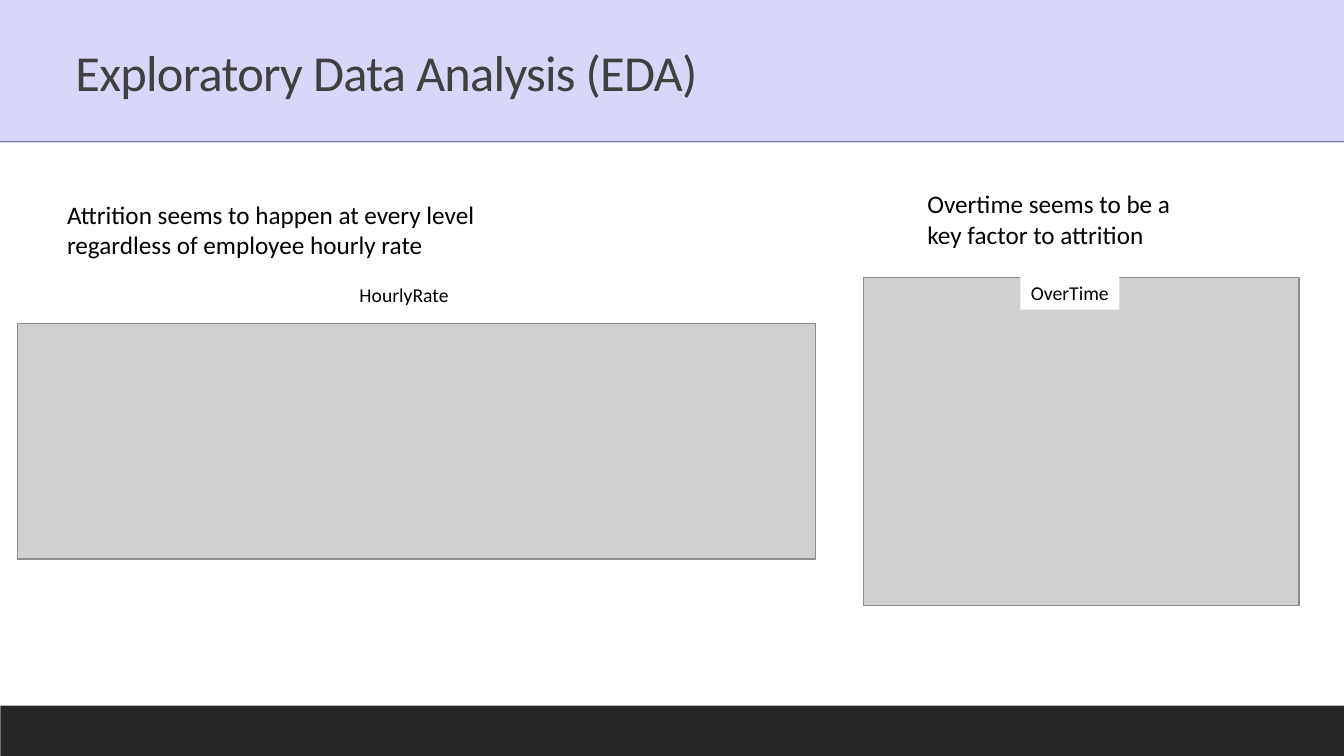
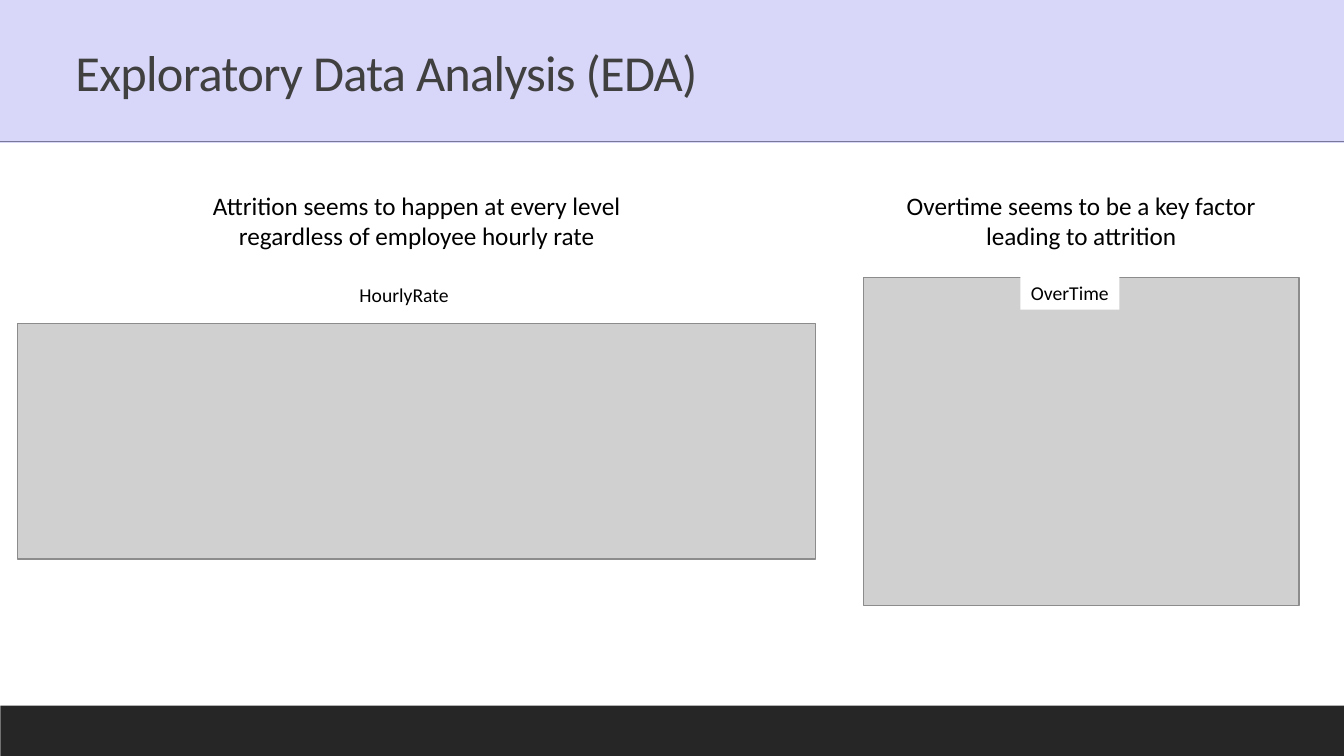
Before and after one commit to JNYH/employee_attrition, a slide deck: slide 3 of employee_attrition.pptx. Drawn at 1344x756 pixels with LibreOffice and Linux fonts; fonts in the diff are those of the drawing; grey boxes stand for pictures. Boxes give left, top, right and bottom in pixels: in the first picture for what was removed or moved away, otherwise in the second. Text is boxed around its words. In the diff, an @@ line names an element or a change of style, - is before the commit and + after.

```diff
--- a/employee_attrition.pptx
+++ b/employee_attrition.pptx
@@ text "Attrition seems to happen at ...": place and size @@
-text "Attrition seems to happen at ..." at [67, 206, 474, 259]
+text "Attrition seems to happen at ..." at [213, 197, 620, 250]
@@ text "Attrition seems to happen at ..." at [213, 197, 620, 250]: alignment left to centre @@
@@ text at [907, 197, 1255, 250]: text changed @@
-Overtime seems to be a key factor to attrition
+Overtime seems to be a key factor leading to attrition
```
Also in this commit, not shown: 2 other slides changed.
